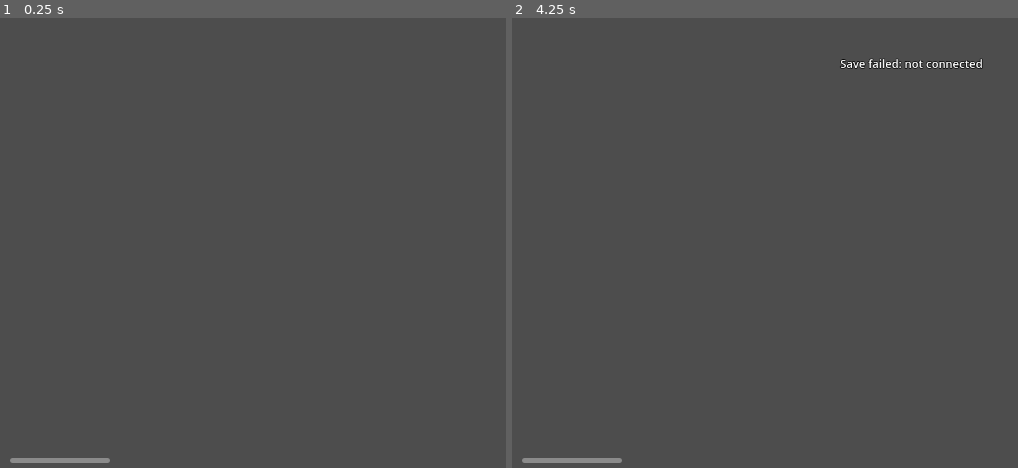
Above: before the commit, frames 1-2 (left to right).
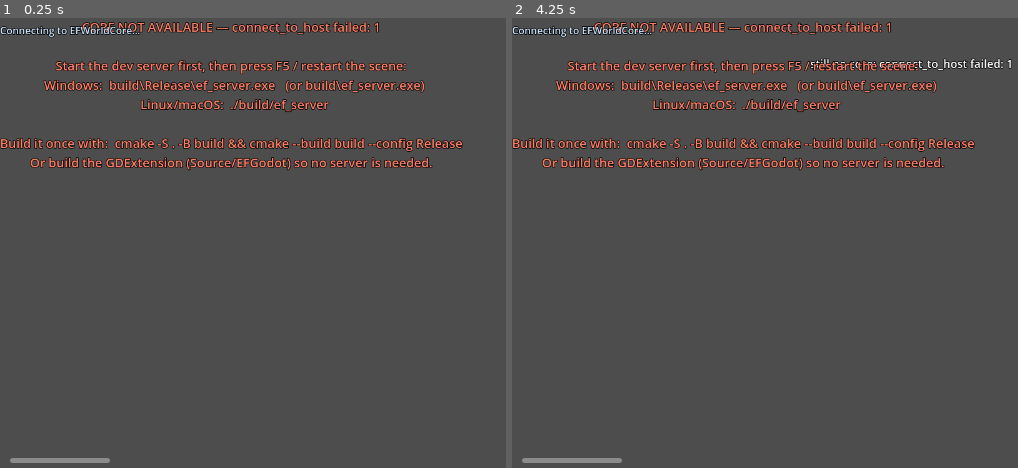
Above: after the commit, the same moments.

Repository: dal23fas/sadboxwar
Game: Godot game, scene res://scenes/main.tscn
The game is run twice, just before and just after one commit, with the same random seed, the same clock (stepped at 60 frames per second) and the same inputs.
Inputs (mouse positions are in pixels of both pictures, inside the frame that each line leads up to):
- Up to frame 1 (0.25 s): no input
- Up to frame 2 (4.25 s): tap Enter at 0.5 s; move the mouse to (outside the picture) at 0.52 s; hold D (move_right) 0.53-1.28 s; hold F (accept) 0.53-1.28 s; tap Space (jump) at 0.77, 1.52, 3.02, 3.77 s; move the mouse to (749, 265) at 1.27 s; hold S (brake) 1.28-2.03 s; tap 1 (cargo_1) at 1.35 s; tap F (accept) at 2, 2.75, 3.5 s; move the mouse to (992, 144) at 2.02 s; hold D (move_right) 2.03-2.78 s; tap 2 (cargo_2) at 2.1 s; move the mouse to (871, 333) at 2.77 s; hold W (accelerate) 2.78-3.53 s; tap 3 (cargo_3) at 2.85 s; move the mouse to (outside the picture) at 3.52 s; hold A (move_left) from 3.53 s (still down); tap 4 (cargo_4) at 3.6 s; tap F5 (quick_save) at 4.15 s

The runs differ from the first frame. In frame 1, 6.3% of the frame differs, in the area x 0-92%, y 0-34%; in frame 2, 6.6%, in the area x 0-99%, y 0-34%.
Error before the commit: Invalid access to property or key 'global_position' on a base object of type 'Nil'. (res://scripts/game.gd:192)

Commit message:
Godot: explicit World.connect_backend() from the main scene; on-screen fatal message with server instructions; F5 retries
Co-Authored-By: Claude Fable 5.1 <noreply@anthropic.com>
Claude-Session: https://claude.ai/code/session_01UcKMXXNx6TxX5iYCHSb7vG

Diff:
--- a/godot/scripts/game.gd
+++ b/godot/scripts/game.gd
@@ -18,12 +18,24 @@
 func _ready() -> void:
 	hud = EFHud.new(); add_child(hud)
 	realism_panel = EFRealismPanel.new(); hud.add_child(realism_panel)
-	World.connected.connect(_on_world_connected)
-	World.connection_failed.connect(func(reason): hud.show_fatal("Core not available: %s" % reason))
 	World.world_event.connect(_on_world_event)
 	World.state_updated.connect(_on_state_updated)
-	if World.backend != "":
-		_on_world_connected(World.backend)
+	hud.show_status("Connecting to EFWorldCore…")
+	var c: Dictionary = World.connect_backend()
+	if not c.get("ok", false):
+		hud.show_fatal("CORE NOT AVAILABLE — %s\n\nStart the dev server first, then press F5 / restart the scene:\n  Windows:  build\\Release\\ef_server.exe   (or build\\ef_server.exe)\n  Linux/macOS:  ./build/ef_server\n\nBuild it once with:  cmake -S . -B build && cmake --build build --config Release\nOr build the GDExtension (Source/EFGodot) so no server is needed." % c.get("reason", "?"))
+		print("[Game] core not available: ", c.get("reason", "?"))
+		set_process_unhandled_input(true)
+		return
+	_on_world_connected(c["backend"])
+
+func _retry_connect() -> void:
+	var c: Dictionary = World.connect_backend()
+	if c.get("ok", false):
+		hud.hide_fatal()
+		_on_world_connected(c["backend"])
+	else:
+		hud.toast("still no core: %s" % c.get("reason", "?"))
 
 func _on_world_connected(backend: String) -> void:
 	var root := ProjectSettings.globalize_path("res://")
@@ -35,6 +47,7 @@
 	if not World.start_new_game(content_path, presets_path):
 		hud.show_fatal("start_new_game failed (see Output)")
 		return
+	hud.show_status("")
 	hud.toast("Core: %s · content %s" % [backend, World.content.get("content_id", "?")])
 	_build_environment()
 	_build_pois()
@@ -230,6 +243,10 @@
 
 # ---------------------------------------------------------------- global input
 func _unhandled_input(event: InputEvent) -> void:
+	if World.backend == "":
+		if event.is_action_pressed("quick_save"):
+			_retry_connect()
+		return
 	if event.is_action_pressed("quick_save"):
 		var r := World.save_game(SAVE_SLOT)
 		hud.toast("Saved" if r.get("ok", false) else "Save failed: %s" % r.get("message", ""))
--- a/godot/scripts/hud.gd
+++ b/godot/scripts/hud.gd
@@ -16,6 +16,7 @@
 var dialogue_hint: Label
 var debug_label: Label
 var fatal_label: Label
+var status_banner: Label
 var _toasts: Array[String] = []
 var _toast_timer := 0.0
 var _offered_mission: Dictionary = {}
@@ -38,7 +39,17 @@
 	dialogue_text = Label.new(); dialogue_text.autowrap_mode = TextServer.AUTOWRAP_WORD_SMART; vb.add_child(dialogue_text)
 	dialogue_hint = Label.new(); dialogue_hint.modulate = Color(0.9, 0.8, 0.4); vb.add_child(dialogue_hint)
 	debug_label = _mk_label(root, Vector2(0, 12), 12); debug_label.anchor_left = 1.0; debug_label.anchor_right = 1.0; debug_label.offset_left = -620; debug_label.offset_right = -10; debug_label.visible = false
-	fatal_label = _mk_label(root, Vector2(0, 0), 24); fatal_label.set_anchors_preset(Control.PRESET_CENTER); fatal_label.modulate = Color(1, 0.4, 0.4); fatal_label.visible = false
+	fatal_label = _mk_label(root, Vector2(0, 0), 20)
+	fatal_label.set_anchors_preset(Control.PRESET_FULL_RECT)
+	fatal_label.horizontal_alignment = HORIZONTAL_ALIGNMENT_CENTER
+	fatal_label.vertical_alignment = VERTICAL_ALIGNMENT_CENTER
+	fatal_label.modulate = Color(1, 0.5, 0.4)
+	fatal_label.visible = false
+	status_banner = _mk_label(root, Vector2(0, 0), 16)
+	status_banner.set_anchors_preset(Control.PRESET_CENTER_TOP)
+	status_banner.offset_top = 8
+	status_banner.horizontal_alignment = HORIZONTAL_ALIGNMENT_CENTER
+	status_banner.modulate = Color(0.8, 0.9, 1.0)
 	World.state_updated.connect(_on_state)
 
 func _mk_label(parent: Control, pos: Vector2, size: int) -> Label:
@@ -93,6 +104,13 @@
 func show_fatal(text: String) -> void:
 	fatal_label.visible = true
 	fatal_label.text = text
+	Input.mouse_mode = Input.MOUSE_MODE_VISIBLE
+
+func hide_fatal() -> void:
+	fatal_label.visible = false
+
+func show_status(text: String) -> void:
+	status_banner.text = text
 
 func toast(text: String) -> void:
 	_toasts.append(text)
--- a/godot/scripts/world.gd
+++ b/godot/scripts/world.gd
@@ -36,6 +36,11 @@
 # ---------------------------------------------------------------- lifecycle
 func _ready() -> void:
 	InputSetup.ensure_default_actions()
+
+# Called by the main scene (so failures are visible on screen). Returns {"ok", "backend", "reason"}.
+func connect_backend() -> Dictionary:
+	if backend != "":
+		return {"ok": true, "backend": backend, "reason": ""}
 	if ClassDB.class_exists("EFWorld"):
 		_ext = ClassDB.instantiate("EFWorld")
 		backend = "gdextension"
@@ -43,22 +48,24 @@
 		_tcp = StreamPeerTCP.new()
 		var err := _tcp.connect_to_host(SERVER_HOST, SERVER_PORT)
 		if err != OK:
-			connection_failed.emit("connect_to_host failed: %d" % err)
-			return
+			return {"ok": false, "backend": "", "reason": "connect_to_host failed: %d" % err}
 		var waited := 0.0
 		while _tcp.get_status() == StreamPeerTCP.STATUS_CONNECTING and waited < 3.0:
 			_tcp.poll()
 			OS.delay_msec(20)
 			waited += 0.02
 		if _tcp.get_status() != StreamPeerTCP.STATUS_CONNECTED:
-			connection_failed.emit("ef_server not reachable on %s:%d — start build/ef_server first" % [SERVER_HOST, SERVER_PORT])
-			return
+			_tcp = null
+			return {"ok": false, "backend": "", "reason": "ef_server not reachable on %s:%d" % [SERVER_HOST, SERVER_PORT]}
 		backend = "tcp"
 	var ping := call_api("ping", {})
-	if ping.get("ok", false):
-		connected.emit(backend)
-	else:
-		connection_failed.emit("ping failed: %s" % str(ping))
+	if not ping.get("ok", false):
+		var b := backend
+		backend = ""
+		return {"ok": false, "backend": b, "reason": "ping failed: %s" % str(ping)}
+	print("[World] backend: %s · %s" % [backend, str(ping.get("result", {}))])
+	connected.emit(backend)
+	return {"ok": true, "backend": backend, "reason": ""}
 
 func _process(delta: float) -> void:
 	if not ready_world:
